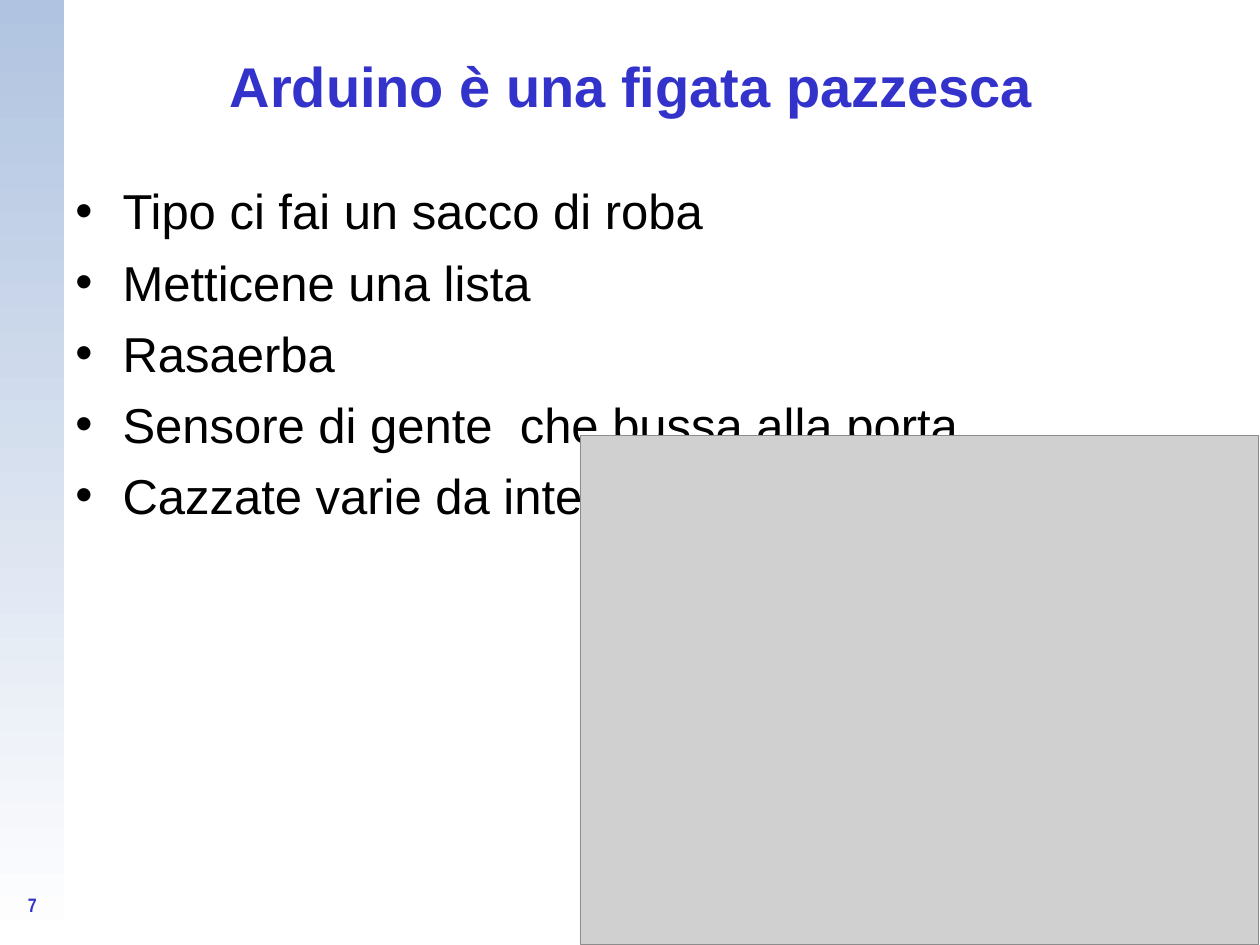
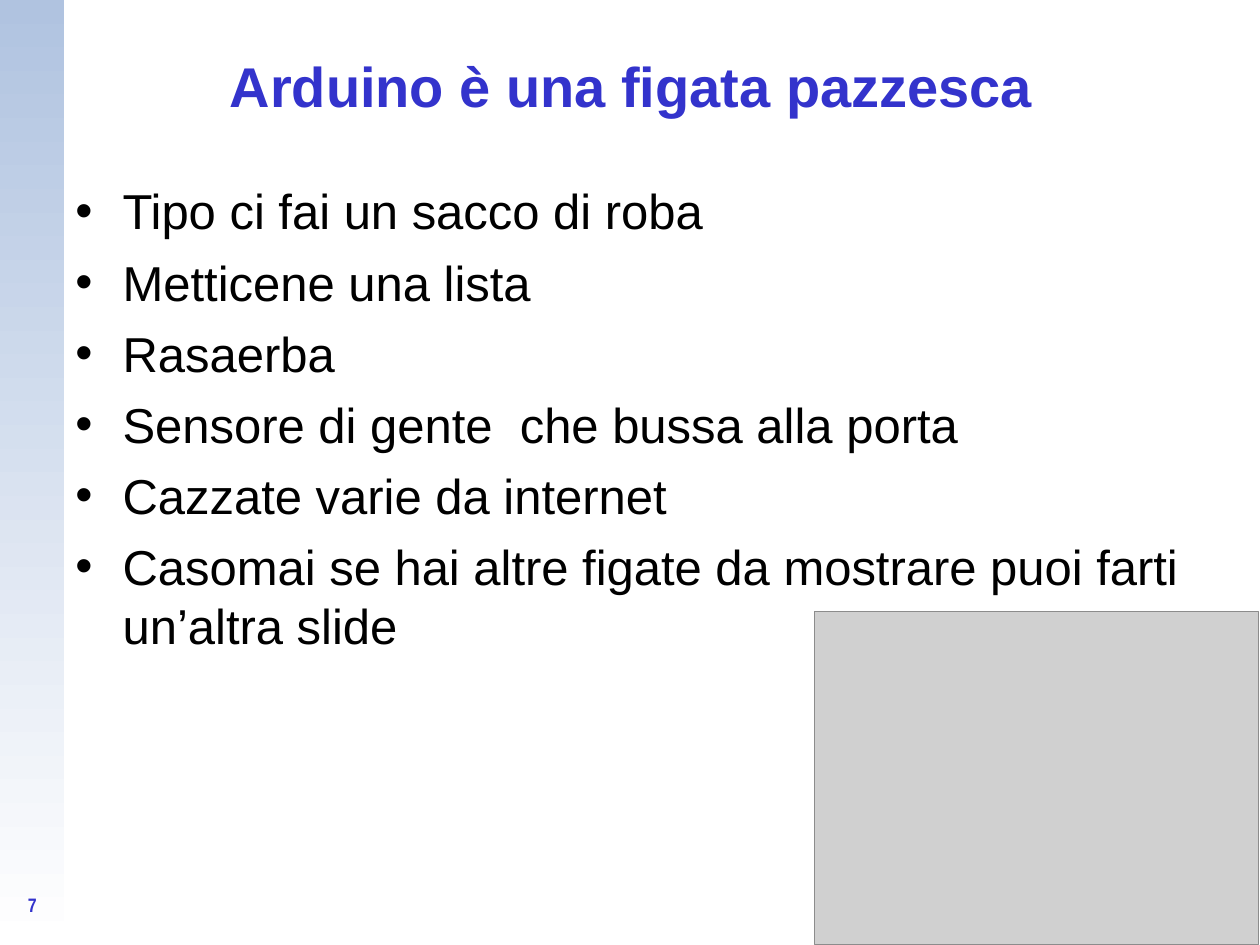
Before and after one commit to CampelloManuel/progetto-esame, a slide deck: slide 7 of tesina/Campello.ppt. Drawn at 1260x945 pixels with LibreOffice and Linux fonts; fonts in the diff are those of the drawing; grey boxes stand for pictures; background and template pictures are left out. Boxes give left, top, right and bottom in pixels: in the first picture for what was removed or moved away, otherwise in the second. Text is boxed around its words. In the diff, an @@ line names an element or a change of style, - is before the commit and + after.

```diff
--- a/tesina/Campello.ppt
+++ b/tesina/Campello.ppt
@@ text at (123,549,1178,645): paragraph added @@
+• Casomai se hai altre figate da mostrare puoi farti un’altra slide
@@ picture: place and size @@
-picture at (581,436,1259,945)
+picture at (815,611,1259,944)
```
Also in this commit, not shown: 1 other slide changed, 1 other file.
